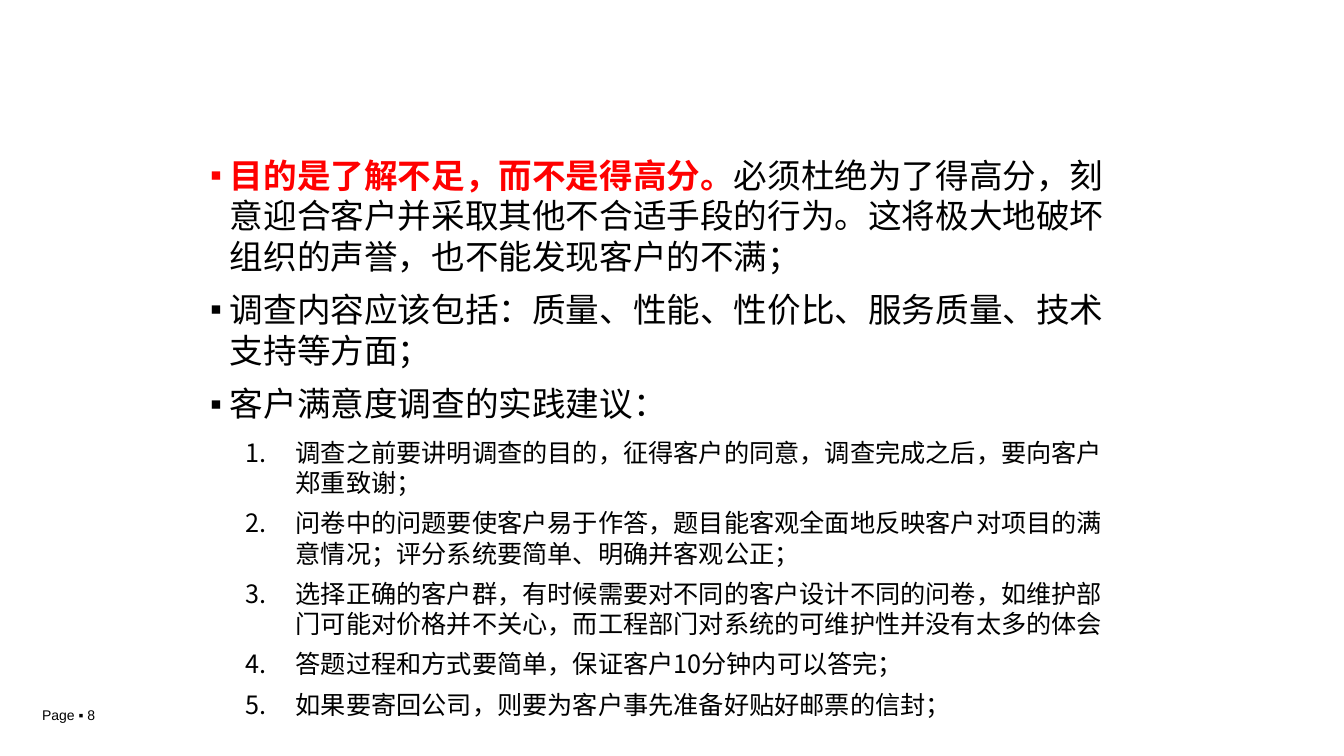
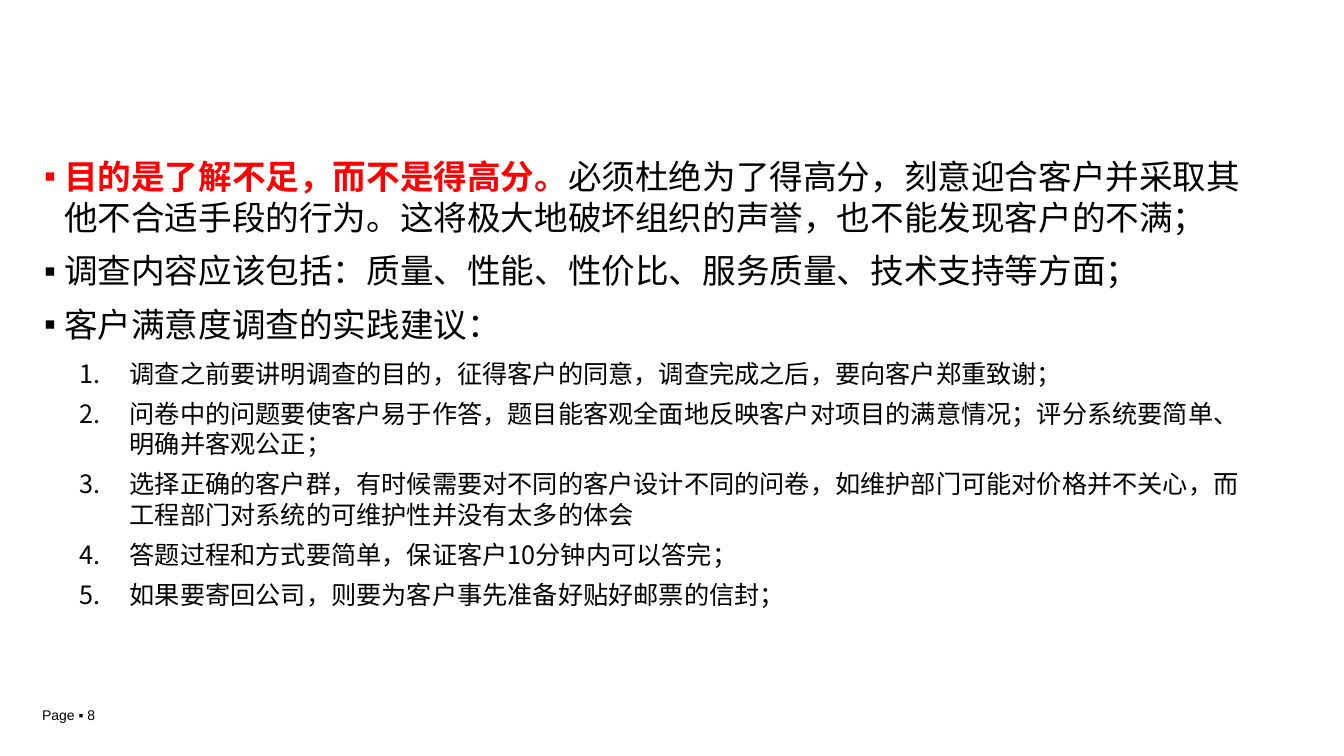
Before and after one commit to DongChengXiao/It_Project_Management, a slide deck: slide 8 of 第5章 项目收尾.pptx. Drawn at 1344x756 pixels with LibreOffice and Linux fonts; fonts in the diff are those of the drawing; background and template pictures are left out. Boxes give left, top, right and bottom in pixels: in the first picture for what was removed or moved away, otherwise in the second. Text is boxed around its words. In the diff, an @@ line names an element or a change of style, - is before the commit and + after.

Commit message:
项目收尾

```diff
--- a/第5章 项目收尾.pptx
+++ b/第5章 项目收尾.pptx
@@ text "目的是了解不足，而不是得高分。必须杜绝为了得高分，刻意迎合客户并采取其他不合适手段的行为。这将极大地破坏组织的声誉，也不 ..." rewrapped from <box>230,159,1104,718</box> to <box>64,160,1240,608</box> @@
```
Also in this commit, not shown: 9 other slides changed.
